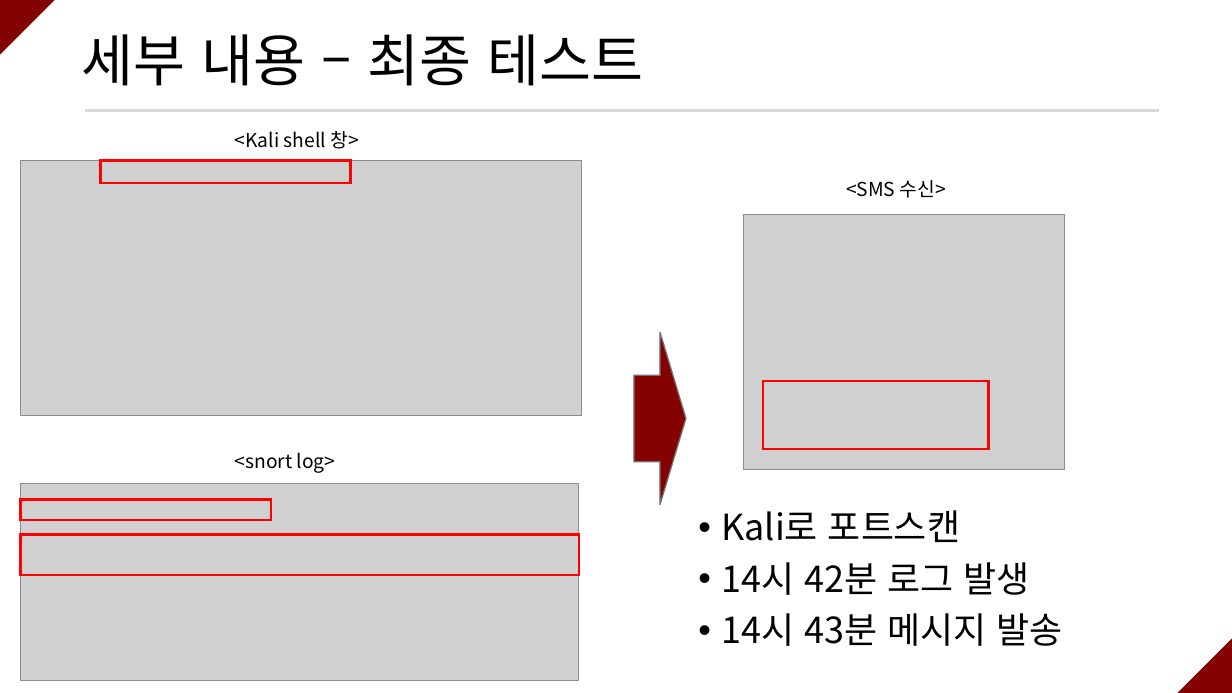
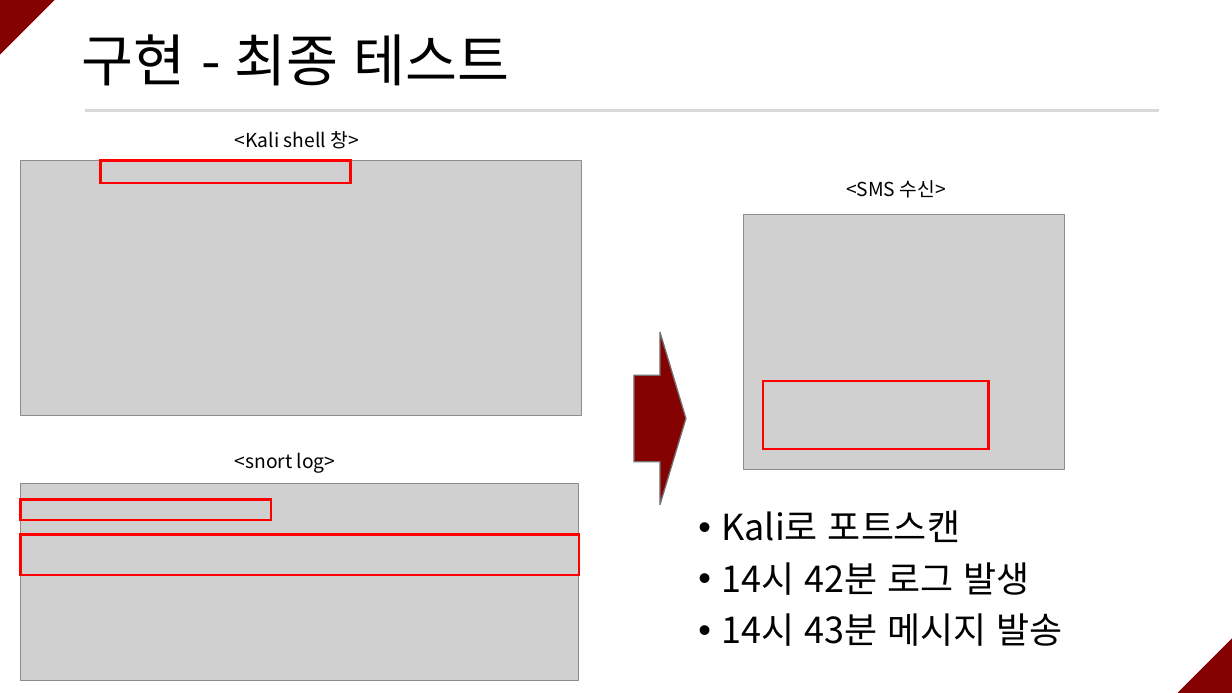
Before and after one commit to ramieeee/self_learning, a slide deck: slide 19 of semi_projects/보안탐지 및 SMS 알람/연람희_보안탐지 및 SMS 알람.pptx (slide 17 before the commit). Drawn at 1232x693 pixels with LibreOffice and Linux fonts; fonts in the diff are those of the drawing; grey boxes stand for pictures. Boxes give left, top, right and bottom in pixels: in the first picture for what was removed or moved away, otherwise in the second. Text is boxed around its words. In the diff, an @@ line names an element or a change of style, - is before the commit and + after.

```diff
--- a/semi_projects/보안탐지 및 SMS 알람/연람희_보안탐지 및 SMS 알람.pptx
+++ b/semi_projects/보안탐지 및 SMS 알람/연람희_보안탐지 및 SMS 알람.pptx
@@ title at [82,34,510,86]: text changed @@
-세부 내용 – 최종 테스트
+구현 - 최종 테스트
```
Also in this commit, not shown: 14 other slides changed, 4 slides added, 2 slides removed.
